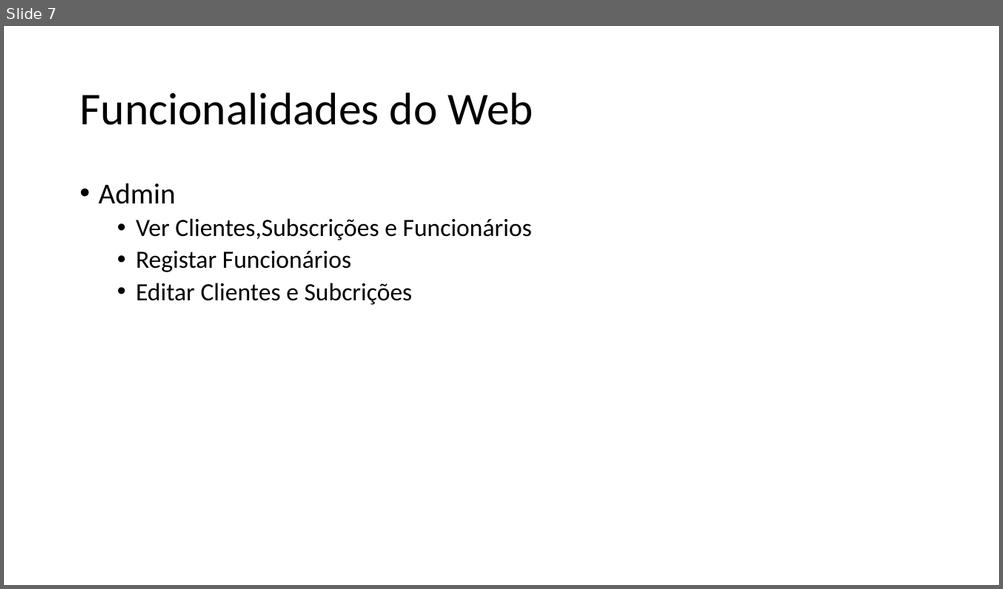
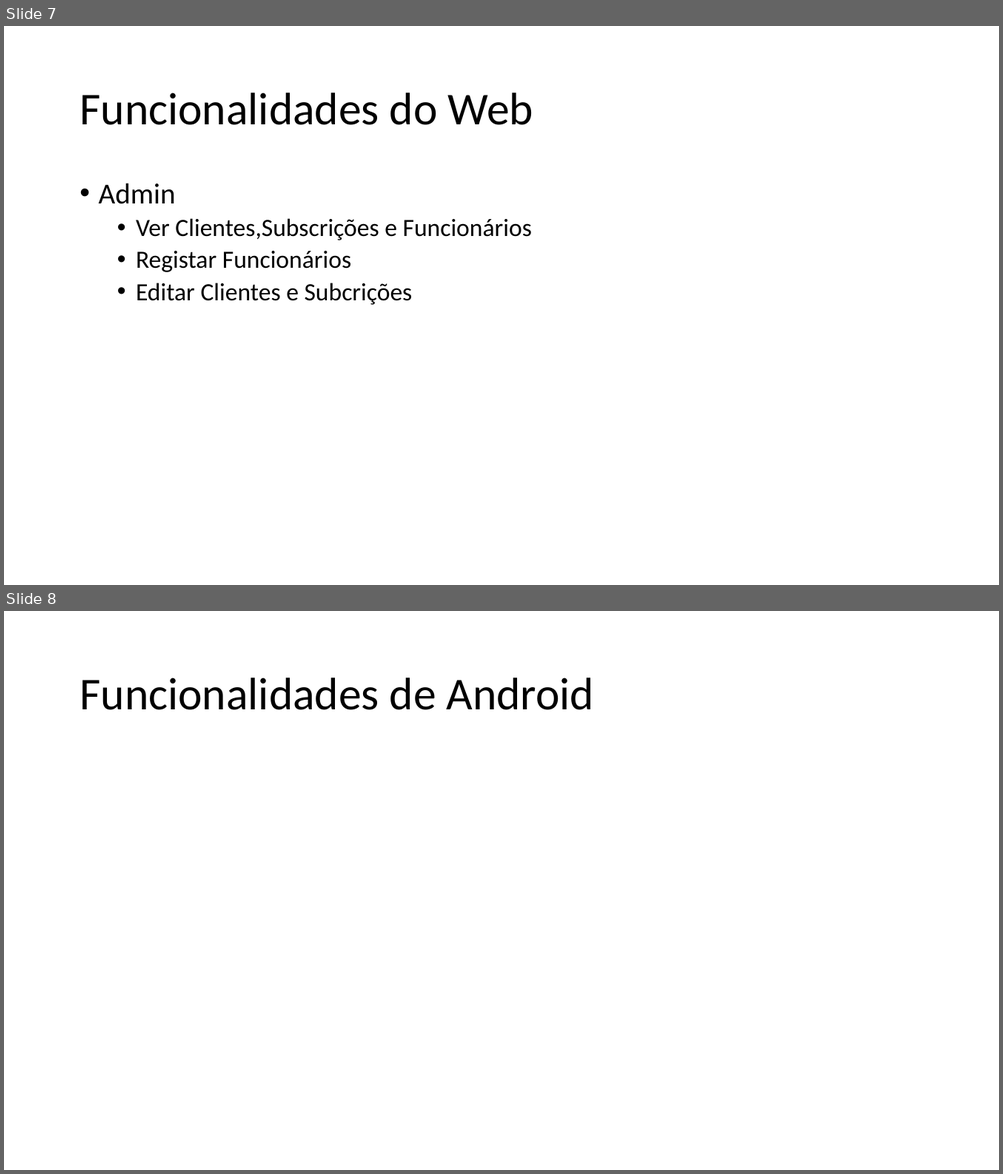
Before and after one commit to jasonmendes1/ProjetoAndroid, a slide deck: Fitness League.pptx. Shown one above the other, each under a label of ours: slide 7 before the commit, slides 7 and 8 after it. The pictures are 1003x589 and 1003x1174 pixels, drawn with LibreOffice and Linux fonts; fonts in the diff are those of the drawing. Boxes give left, top, right and bottom in pixels: in the first picture for what was removed or moved away, otherwise in the second. Text is boxed around its words. In the diff, an @@ line names an element or a change of style, - is before the commit and + after.

Commit message:
android

```diff
--- a/Fitness League.pptx
+++ b/Fitness League.pptx
@@ slide 8 added at (4, 611, 999, 1170), background #FFFFFF @@
@@ title added at (79, 678, 595, 710), 44 pt, text #000000 @@
+Funcionalidades de Android
```
